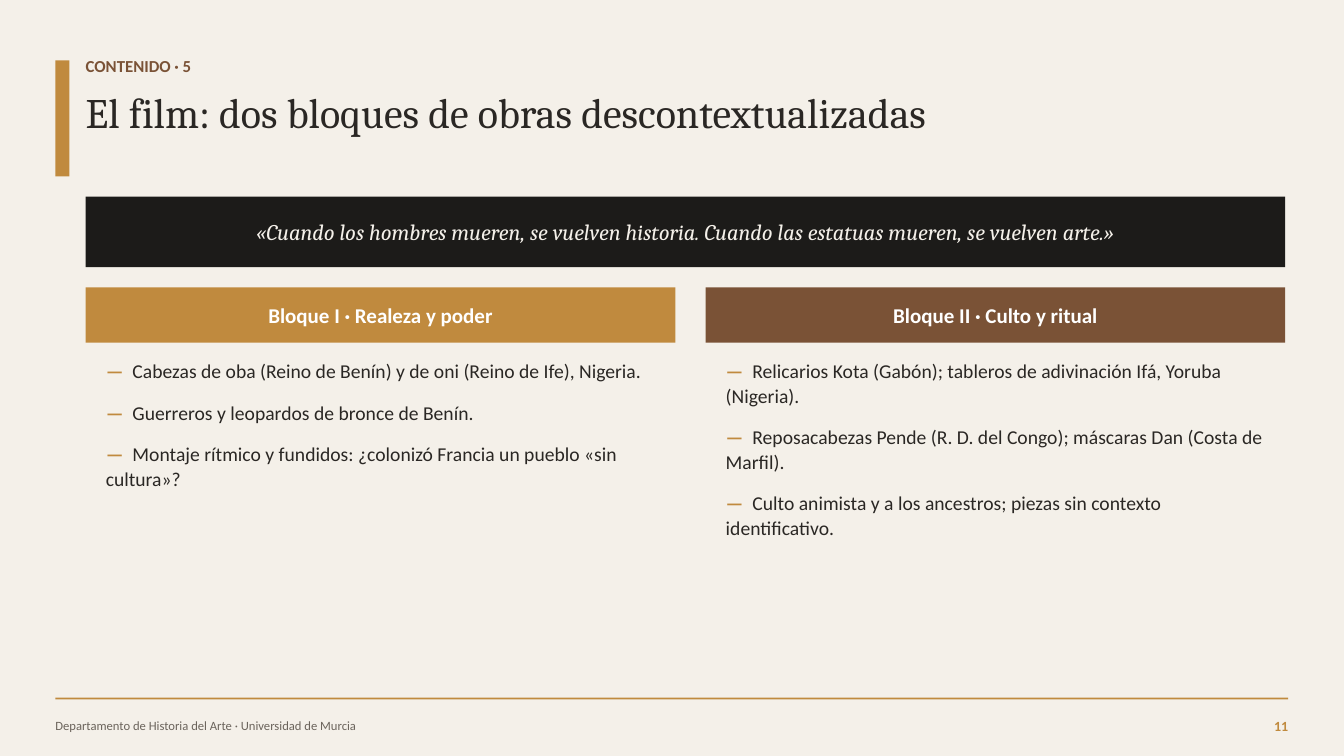
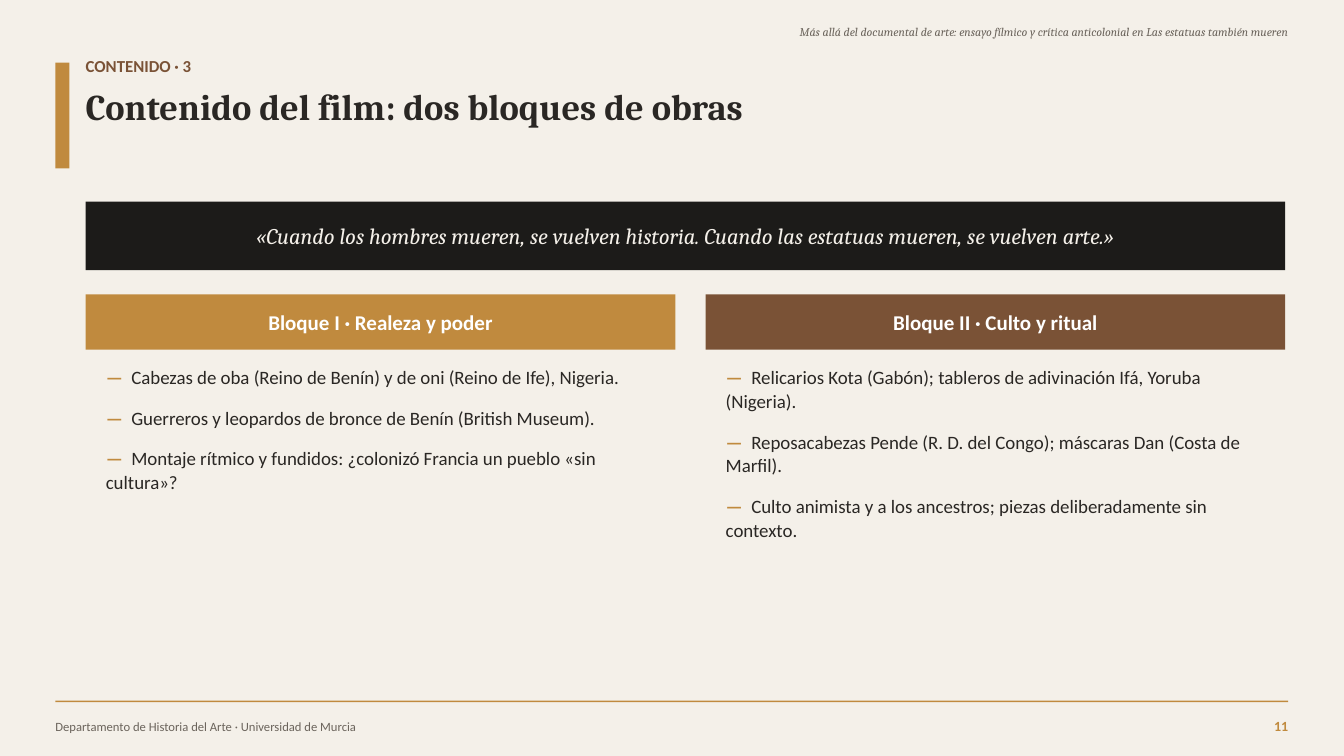
Before and after one commit to facundonicolasvgg/pedritojoseunitfg, a slide deck: slide 11 of Defensa_TFG_Las_estatuas_tambien_mueren.pptx. Drawn at 1344x756 pixels with LibreOffice and Linux fonts; fonts in the diff are those of the drawing. Boxes give left, top, right and bottom in pixels: in the first picture for what was removed or moved away, otherwise in the second. Text is boxed around its words. In the diff, an @@ line names an element or a change of style, - is before the commit and + after.

```diff
--- a/Defensa_TFG_Las_estatuas_tambien_mueren.pptx
+++ b/Defensa_TFG_Las_estatuas_tambien_mueren.pptx
@@ text added at box(800, 28, 1288, 39), 8.5 pt, text #6B645C, italic @@
+Más allá del documental de arte: ensayo fílmico y crítica anticolonial en Las estatuas también mueren
@@ rectangle: place and size @@
-rectangle at box(55, 60, 70, 176)
+rectangle at box(55, 63, 70, 168)
@@ text at box(86, 61, 191, 72): text changed @@
-CONTENIDO · 5
+CONTENIDO · 3
@@ text at box(86, 94, 743, 128): text changed; size 30 to 26 pt; bold on @@
-El film: dos bloques de obras descontextualizadas
+Contenido del film: dos bloques de obras
@@ 3 texts, 3 rectangles: place and size @@
-3 texts, 3 rectangles at box(86, 197, 1286, 343)
+3 texts, 3 rectangles at box(86, 202, 1286, 350)
@@ text at box(106, 370, 619, 489): size 14 to 13.5 pt in "— Cabezas de oba (Reino de Benín) ...", "— Montaje rítmico y fundidos: ¿colonizó Francia ..." @@
@@ text at box(726, 370, 1240, 475): size 14 to 13.5 pt in "— Relicarios Kota (Gabón); tableros de adivinación ...", "— Reposacabezas Pende (R. D. del Congo); ..." @@
@@ text at box(131, 411, 595, 428): text changed; size 14 to 13.5 pt @@
-— Guerreros y leopardos de bronce de Benín.
+— Guerreros y leopardos de bronce de Benín (British Museum).
@@ text at box(726, 500, 1207, 537): text changed; size 14 to 13.5 pt @@
-— Culto animista y a los ancestros; piezas sin contexto identificativo.
+— Culto animista y a los ancestros; piezas deliberadamente sin contexto.
```
Also in this commit, not shown: 14 other slides changed, 1 other file.
